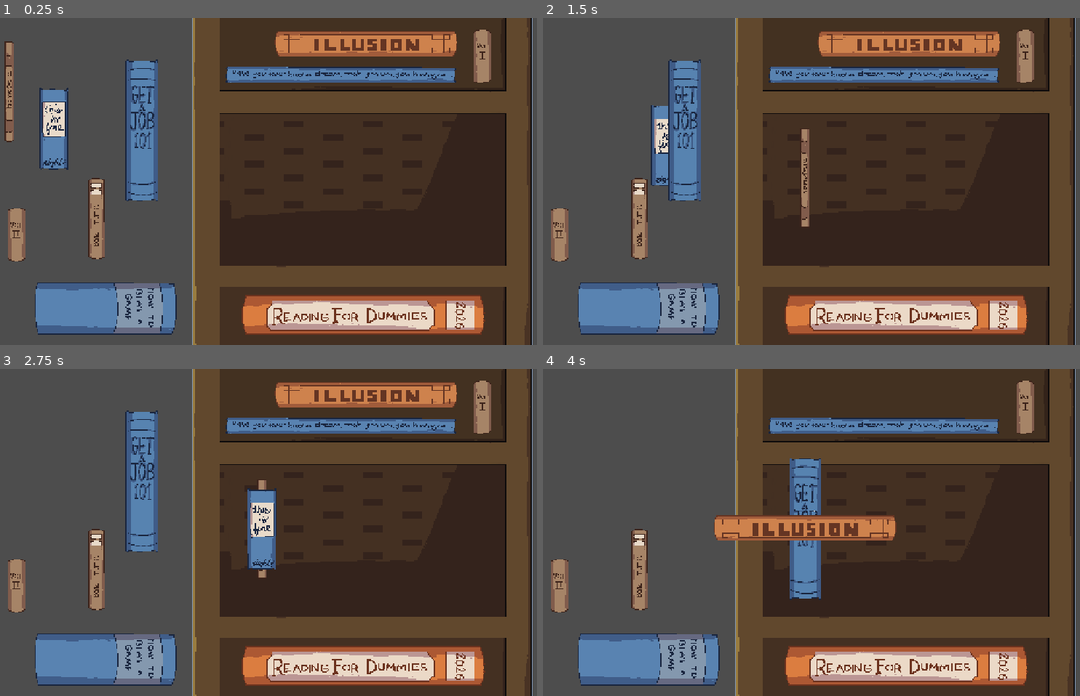
Above: before the commit, frames 1-4 (two rows, left to right).
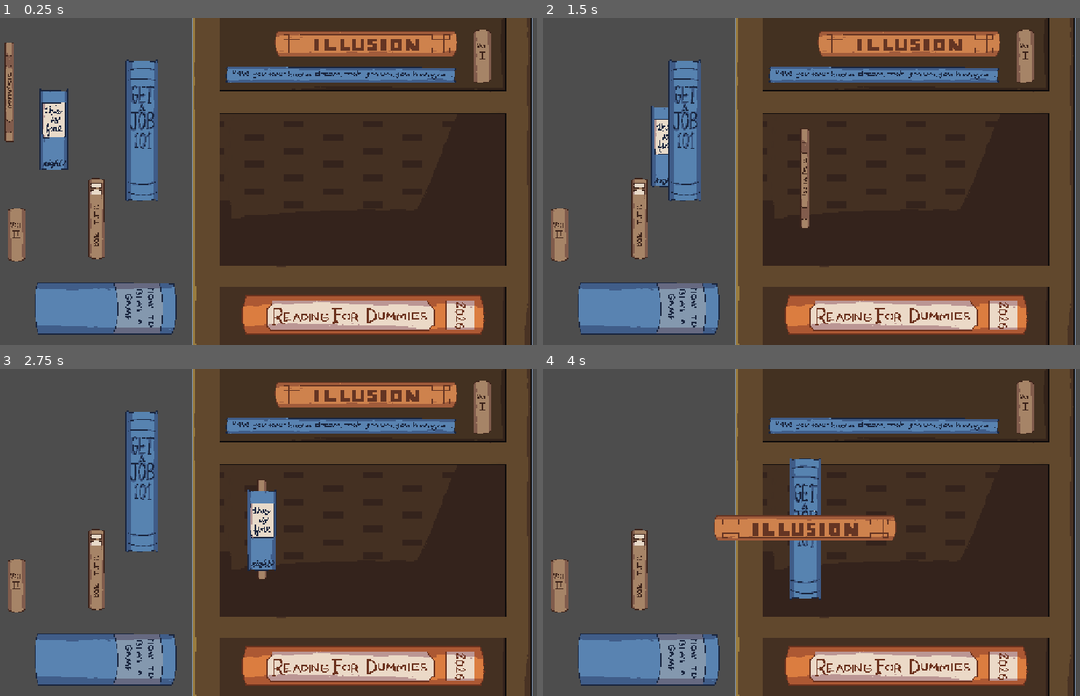
Above: after the commit, the same moments.

Repository: Kevinmru737/TouchingGrass
Game: Godot game, scene res://scenes/book_minigame.tscn
The game is run twice, just before and just after one commit, with the same random seed, the same clock (stepped at 60 frames per second) and the same inputs. This scene is started directly instead of the project's main scene.
Inputs (mouse positions are in pixels of both pictures, inside the frame that each line leads up to):
- Up to frame 1 (0.25 s): no input
- Up to frame 2 (1.5 s): tap Enter at 0.5 s; drag from (553, 93) to (806, 178) at 0.52 s; tap Space at 1.25 s; drag from (596, 129) to (806, 178) at 1.27 s
- Up to frame 3 (2.75 s): tap Enter at 2 s; move the mouse to (96, 568) at 2.02 s; click (96, 568) at 2.1 s
- Up to frame 4 (4 s): tap Space at 2.75 s; drag from (682, 480) to (806, 529) at 2.77 s; tap Enter at 3.5 s; drag from (908, 395) to (806, 529) at 3.52 s

The runs differ from the first frame. In frame 1, 0.3% of the frame differs, in the area x 0-13%, y 7-47%; in frame 2, 0.2%; in frame 3, 0.2%; in frame 4, nothing differs.

Commit message:
Thumps & garbage sound

Diff:
--- a/scenes/book_minigame.tscn
+++ b/scenes/book_minigame.tscn
@@ -5,10 +5,8 @@
 [ext_resource type="Texture2D" uid="uid://cxircuggvrhgi" path="res://art/minigames/bookshelf/Books_Mini_game.png" id="3_8ccec"]
 [ext_resource type="Script" uid="uid://crlkq7t7fhhc" path="res://scripts/book_piece.gd" id="3_etw1u"]
 [ext_resource type="Texture2D" uid="uid://bhumexktpl84l" path="res://art/minigames/bookshelf/Books_Mini_game_3.png" id="4_3yg3x"]
-[ext_resource type="AudioStream" uid="uid://cwo7o2ppmkt3b" path="res://audio/thump1.wav" id="4_yf2wr"]
-[ext_resource type="AudioStream" uid="uid://c2fmcquddod08" path="res://audio/thump2.wav" id="6_7ym7y"]
 [ext_resource type="Script" uid="uid://4ecbxxy5j1x7" path="res://scripts/book_slot.gd" id="6_8ccec"]
-[ext_resource type="AudioStream" uid="uid://da6hrwnafny7x" path="res://audio/thump3.wav" id="7_stcna"]
+[ext_resource type="AudioStream" uid="uid://bv5tf1olsr85m" path="res://audio/thump.wav" id="7_stcna"]
 
 [sub_resource type="RectangleShape2D" id="RectangleShape2D_8ccec"]
 size = Vector2(38, 335)
@@ -78,10 +76,10 @@
 region_rect = Rect2(648, 0, 1153, 1080)
 
 [node name="Book1" type="Area2D" parent="CanvasLayer/Control/Panel" unique_id=749841833]
-position = Vector2(-558.00006, -177.99998)
-scale = Vector2(0.66890424, 0.66890424)
-script = ExtResource("3_etw1u")
-drop_sound = ExtResource("4_yf2wr")
+position = Vector2(-558.00006, -177)
+scale = Vector2(0.66890424, 0.66890424)
+script = ExtResource("3_etw1u")
+drop_sound = ExtResource("7_stcna")
 correct_slot = NodePath("../Slot1")
 
 [node name="isometric" type="Sprite2D" parent="CanvasLayer/Control/Panel/Book1" unique_id=2034910535]
@@ -96,10 +94,10 @@
 shape = SubResource("RectangleShape2D_8ccec")
 
 [node name="Book2" type="Area2D" parent="CanvasLayer/Control/Panel" unique_id=247438064]
-position = Vector2(-460.00003, -96.00002)
-scale = Vector2(0.66890424, 0.66890424)
-script = ExtResource("3_etw1u")
-drop_sound = ExtResource("6_7ym7y")
+position = Vector2(-459.99994, -94.00003)
+scale = Vector2(0.66890424, 0.66890424)
+script = ExtResource("3_etw1u")
+drop_sound = ExtResource("7_stcna")
 correct_slot = NodePath("../Slot2")
 
 [node name="this_is_fine" type="Sprite2D" parent="CanvasLayer/Control/Panel/Book2" unique_id=809730409]
@@ -135,7 +133,7 @@
 position = Vector2(-266.00003, -92)
 scale = Vector2(0.66890424, 0.66890424)
 script = ExtResource("3_etw1u")
-drop_sound = ExtResource("4_yf2wr")
+drop_sound = ExtResource("7_stcna")
 correct_slot = NodePath("../Slot4")
 
 [node name="how_to_get_a_job" type="Sprite2D" parent="CanvasLayer/Control/Panel/Book4" unique_id=1755019333]
@@ -153,7 +151,7 @@
 position = Vector2(226.99991, -283)
 scale = Vector2(0.66890424, 0.66890424)
 script = ExtResource("3_etw1u")
-drop_sound = ExtResource("6_7ym7y")
+drop_sound = ExtResource("7_stcna")
 correct_slot = NodePath("../Slot5")
 
 [node name="illusion" type="Sprite2D" parent="CanvasLayer/Control/Panel/Book5" unique_id=56380506]
@@ -189,7 +187,7 @@
 position = Vector2(-542.00006, 137)
 scale = Vector2(0.66890424, 0.66890424)
 script = ExtResource("3_etw1u")
-drop_sound = ExtResource("4_yf2wr")
+drop_sound = ExtResource("7_stcna")
 correct_slot = NodePath("../Slot7")
 
 [node name="vol_2" type="Sprite2D" parent="CanvasLayer/Control/Panel/Book7" unique_id=1509785659]
@@ -207,7 +205,7 @@
 position = Vector2(-346.00003, 300)
 scale = Vector2(0.66890424, 0.66890424)
 script = ExtResource("3_etw1u")
-drop_sound = ExtResource("6_7ym7y")
+drop_sound = ExtResource("7_stcna")
 correct_slot = NodePath("../Slot8")
 
 [node name="how_to_beat_a_game" type="Sprite2D" parent="CanvasLayer/Control/Panel/Book8" unique_id=51186788]
@@ -243,7 +241,7 @@
 position = Vector2(220.00003, 314)
 scale = Vector2(0.66890424, 0.66890424)
 script = ExtResource("3_etw1u")
-drop_sound = ExtResource("4_yf2wr")
+drop_sound = ExtResource("7_stcna")
 correct_slot = NodePath("../Slot10")
 
 [node name="reading_for_dummies" type="Sprite2D" parent="CanvasLayer/Control/Panel/Book10" unique_id=39392653]
--- a/scenes/trash_minigame.tscn
+++ b/scenes/trash_minigame.tscn
@@ -4,7 +4,12 @@
 [ext_resource type="Texture2D" uid="uid://hy5haoqh3dmo" path="res://art/minigames/trashcan/Trash_Can_For_Mini_game.png" id="2_3pxg8"]
 [ext_resource type="Texture2D" uid="uid://dy47dn0nnl2sy" path="res://art/placeholders/trashcan.png" id="2_c8yw1"]
 [ext_resource type="Script" uid="uid://c0aa25hhosufk" path="res://scripts/trash_piece.gd" id="2_nn6ak"]
+[ext_resource type="AudioStream" uid="uid://b4f8u7l6e1y7w" path="res://audio/plastic_garbage.wav" id="5_6jqtf"]
 [ext_resource type="Texture2D" uid="uid://dfiu0iwiu51p0" path="res://art/minigames/trashcan/Trash_For_Mini_game.png" id="5_53w2d"]
+[ext_resource type="AudioStream" uid="uid://c4wfw4wntpd3x" path="res://audio/bottle_garbage.wav" id="5_vfgvs"]
+[ext_resource type="AudioStream" uid="uid://tnnaxjweuwsb" path="res://audio/can_garbage.wav" id="6_3pxg8"]
+[ext_resource type="AudioStream" uid="uid://db8bjhevjhn3p" path="res://audio/paper1_garbage.wav" id="7_i37hm"]
+[ext_resource type="AudioStream" uid="uid://dklw0ge7d2ll1" path="res://audio/paper2_garbage.wav" id="8_kjq8s"]
 
 [sub_resource type="CapsuleShape2D" id="CapsuleShape2D_7qycf"]
 radius = 185.80533
@@ -70,6 +75,7 @@
 [node name="Trash1" type="Area2D" parent="CanvasLayer/Panel" unique_id=1660859796]
 position = Vector2(267, 760)
 script = ExtResource("2_nn6ak")
+drop_sound = ExtResource("5_vfgvs")
 
 [node name="Sprite2D" type="Sprite2D" parent="CanvasLayer/Panel/Trash1" unique_id=315617711]
 position = Vector2(0, 1)
@@ -86,6 +92,7 @@
 [node name="Trash2" type="Area2D" parent="CanvasLayer/Panel" unique_id=1109823125]
 position = Vector2(283, 252)
 script = ExtResource("2_nn6ak")
+drop_sound = ExtResource("7_i37hm")
 
 [node name="Sprite2D" type="Sprite2D" parent="CanvasLayer/Panel/Trash2" unique_id=1162726238]
 position = Vector2(2, -3)
@@ -100,6 +107,7 @@
 [node name="Trash3" type="Area2D" parent="CanvasLayer/Panel" unique_id=2042153828]
 position = Vector2(880, 226)
 script = ExtResource("2_nn6ak")
+drop_sound = ExtResource("8_kjq8s")
 
 [node name="Sprite2D" type="Sprite2D" parent="CanvasLayer/Panel/Trash3" unique_id=2129727613]
 position = Vector2(2, -1)
@@ -115,6 +123,7 @@
 [node name="Trash5" type="Area2D" parent="CanvasLayer/Panel" unique_id=750027424]
 position = Vector2(1640, 751)
 script = ExtResource("2_nn6ak")
+drop_sound = ExtResource("5_6jqtf")
 
 [node name="Sprite2D" type="Sprite2D" parent="CanvasLayer/Panel/Trash5" unique_id=260131322]
 position = Vector2(2, -1)
@@ -131,6 +140,7 @@
 [node name="Trash4" type="Area2D" parent="CanvasLayer/Panel" unique_id=983708059]
 position = Vector2(1550, 236)
 script = ExtResource("2_nn6ak")
+drop_sound = ExtResource("6_3pxg8")
 
 [node name="Sprite2D" type="Sprite2D" parent="CanvasLayer/Panel/Trash4" unique_id=90510950]
 position = Vector2(0, 1)
--- a/scripts/trash_piece.gd
+++ b/scripts/trash_piece.gd
@@ -4,6 +4,7 @@
 var drag_offset = Vector2.ZERO
 var draggable = false
 static var any_dragging = false
+@export var drop_sound: AudioStream
 @onready var parent = $"../../.."
 
 func _ready():
@@ -30,6 +31,8 @@
 				check_trashcan()
 
 func check_trashcan():
+	if drop_sound:
+		AudioManager.play_sound(drop_sound)
 	var trashcan = get_parent().get_node("Trashcan")
 	if overlaps_area(trashcan):
 		parent.on_trash_disposed()
Not shown, changed: art/thump1.wav.import
Not shown, added: audio/bottle_garbage.wav.import
Not shown, changed: audio/can_garbage.wav.import
Not shown, added: audio/paper1_garbage.wav.import
Not shown, added: audio/paper2_garbage.wav.import
Not shown, added: audio/plastic_garbage.wav.import
Not shown, changed: audio/thump.wav.import
Not shown, added: art/thump1.wav
Not shown, added: audio/bottle_garbage.wav
Not shown, added: audio/can_garbage.wav
Not shown, added: audio/paper1_garbage.wav
Not shown, added: audio/paper2_garbage.wav
(and 5 more such lines)
